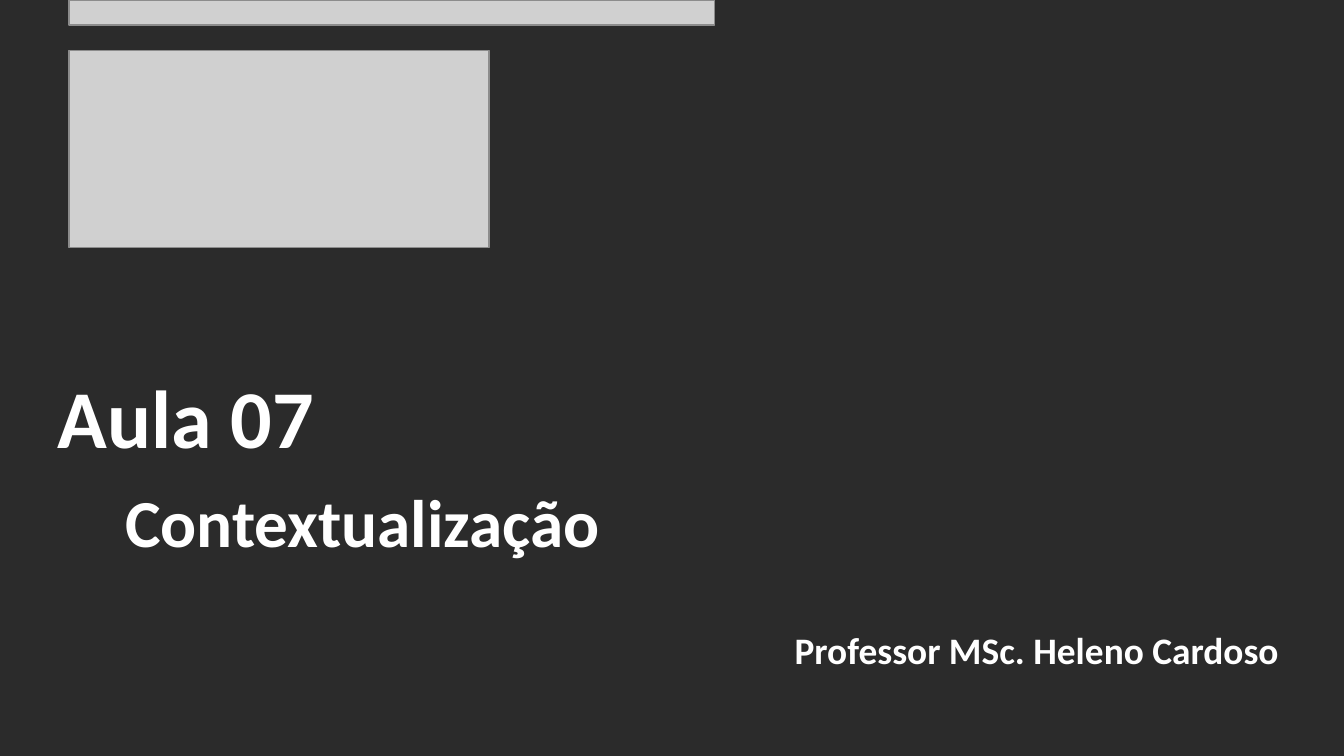
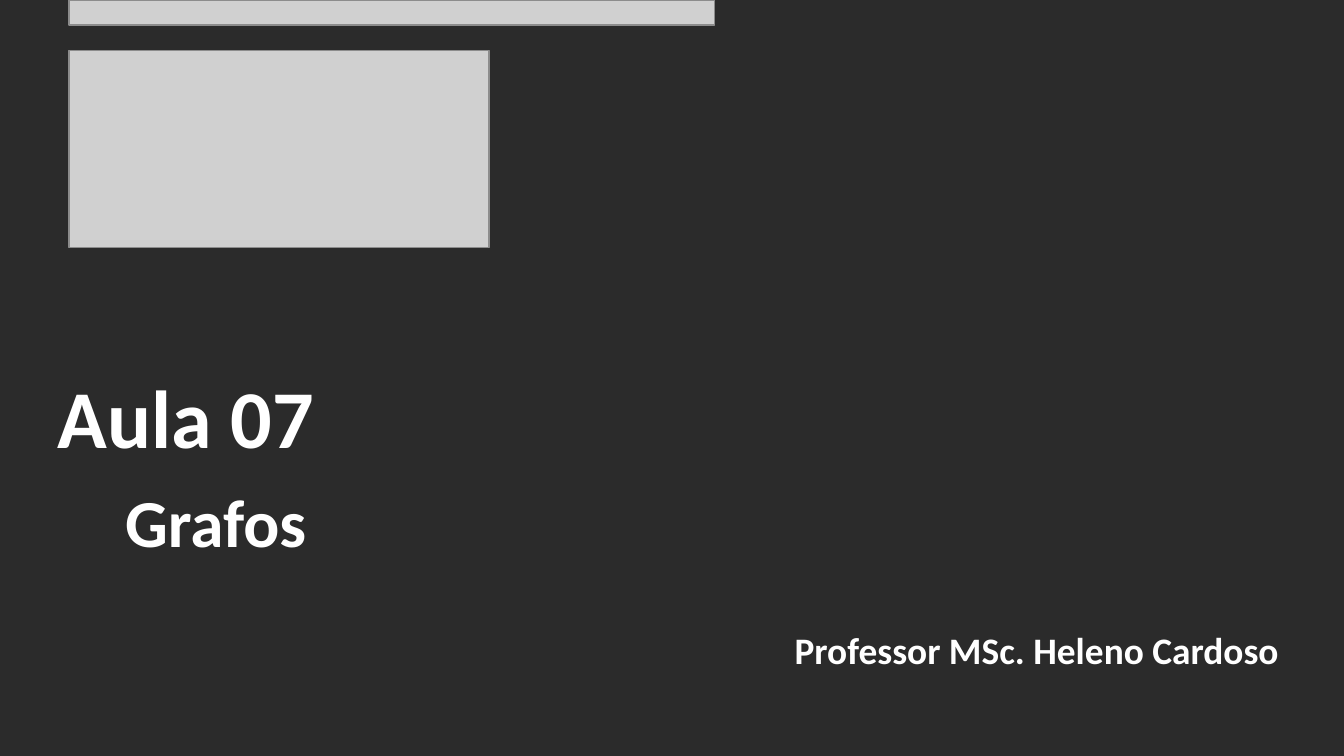
Before and after one commit to CloudEducationBrazil/WydenAlgoritmosEComplexidade, a slide deck: slide 2 of 01 Classes/Aula 07 - Algoritmos e Complexidade - Grafos.pptx. Drawn at 1344x756 pixels with LibreOffice and Linux fonts; fonts in the diff are those of the drawing; grey boxes stand for pictures; background and template pictures are left out; a plain dark background stands for a picture behind light text. Boxes give left, top, right and bottom in pixels: in the first picture for what was removed or moved away, otherwise in the second. Text is boxed around its words. In the diff, an @@ line names an element or a change of style, - is before the commit and + after.

```diff
--- a/01 Classes/Aula 07 - Algoritmos e Complexidade - Grafos.pptx
+++ b/01 Classes/Aula 07 - Algoritmos e Complexidade - Grafos.pptx
@@ title at (x1=58, y1=390, x2=314, y2=548): text changed; size 36 to 44 pt @@
-Aula 07
-Contextualização
+Aula 07
+Grafos
```
Also in this commit, not shown: 1 other slide changed, 12 other files.
